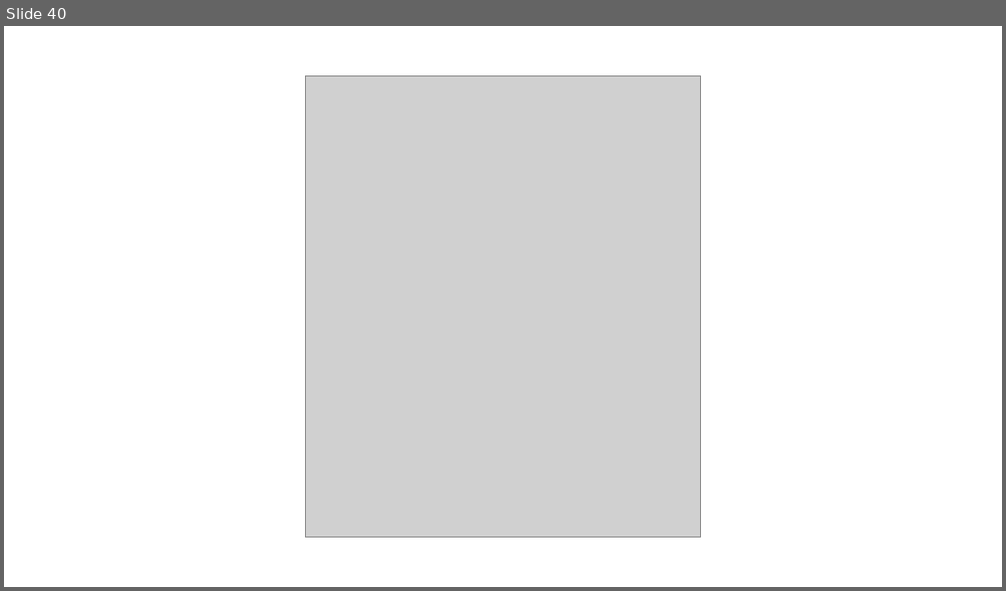
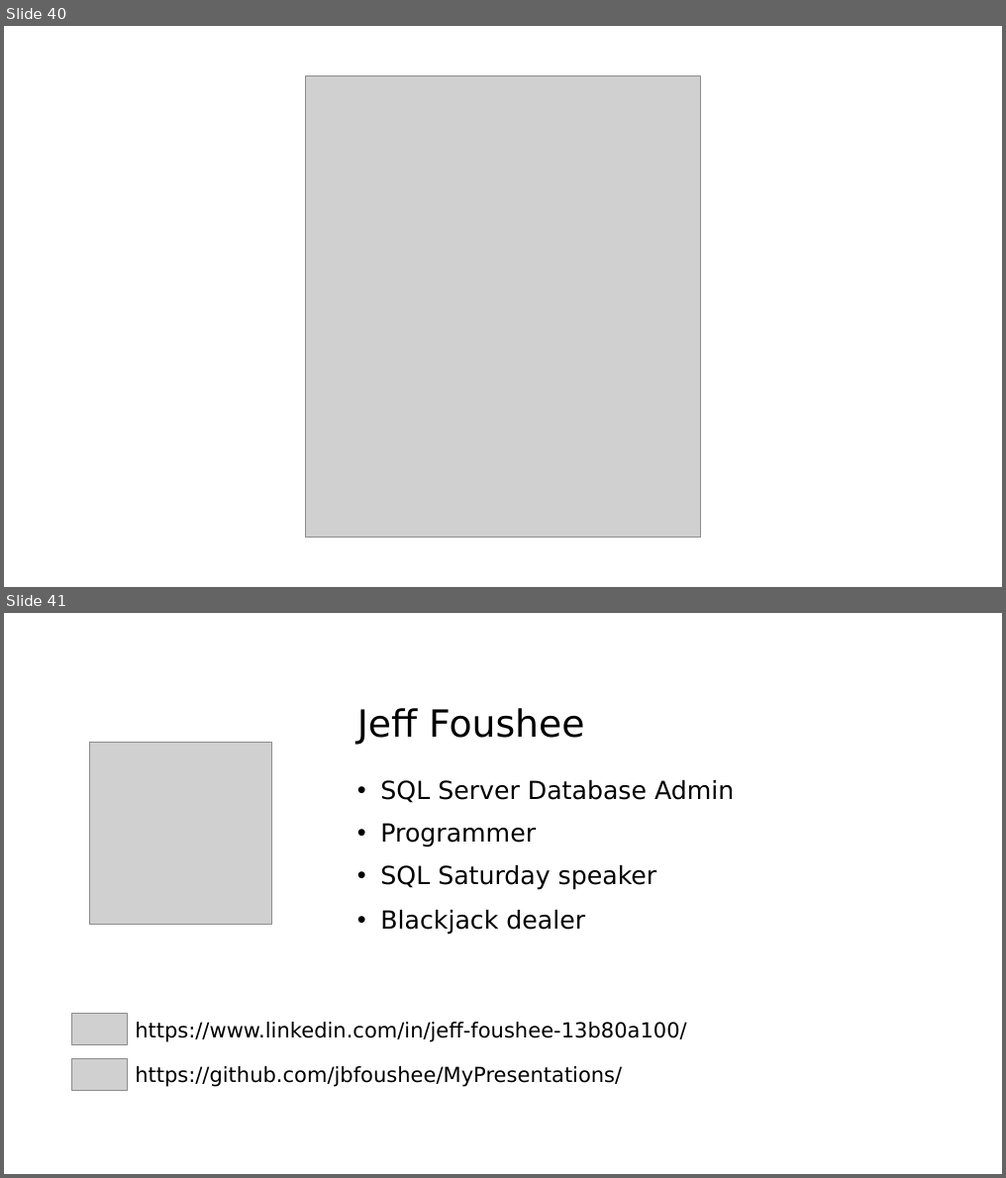
Before and after one commit to jbfoushee/MyPresentations, a slide deck: Datatables_and_Dataframes_to_SQL_Procs/User-defined Table Types.pptx. Shown one above the other, each under a label of ours: slide 40 before the commit, slides 40 and 41 after it. The pictures are 1006x591 and 1006x1178 pixels, drawn with LibreOffice and Linux fonts; fonts in the diff are those of the drawing; grey boxes stand for pictures. Boxes give left, top, right and bottom in pixels: in the first picture for what was removed or moved away, otherwise in the second. Text is boxed around its words. In the diff, an @@ line names an element or a change of style, - is before the commit and + after.

```diff
--- a/Datatables_and_Dataframes_to_SQL_Procs/User-defined Table Types.pptx
+++ b/Datatables_and_Dataframes_to_SQL_Procs/User-defined Table Types.pptx
@@ slide 41 added at bbox=[4, 613, 1002, 1174], background #FFFFFF @@
@@ text added at bbox=[357, 708, 734, 935], 24 pt, text #000000 @@
+Jeff Foushee
+• SQL Server Database Admin
+• Programmer
+• SQL Saturday speaker
+• Blackjack dealer
@@ picture added at bbox=[89, 743, 272, 925] @@
@@ picture added at bbox=[72, 1014, 128, 1046] @@
@@ text added at bbox=[135, 1022, 686, 1043], 20 pt, text #000000 @@
+https://www.linkedin.com/in/jeff-foushee-13b80a100/
@@ picture added at bbox=[72, 1059, 128, 1090] @@
@@ text added at bbox=[135, 1066, 622, 1087], 20 pt, text #000000 @@
+https://github.com/jbfoushee/MyPresentations/
```
Also in this commit, not shown: 1 other file.
